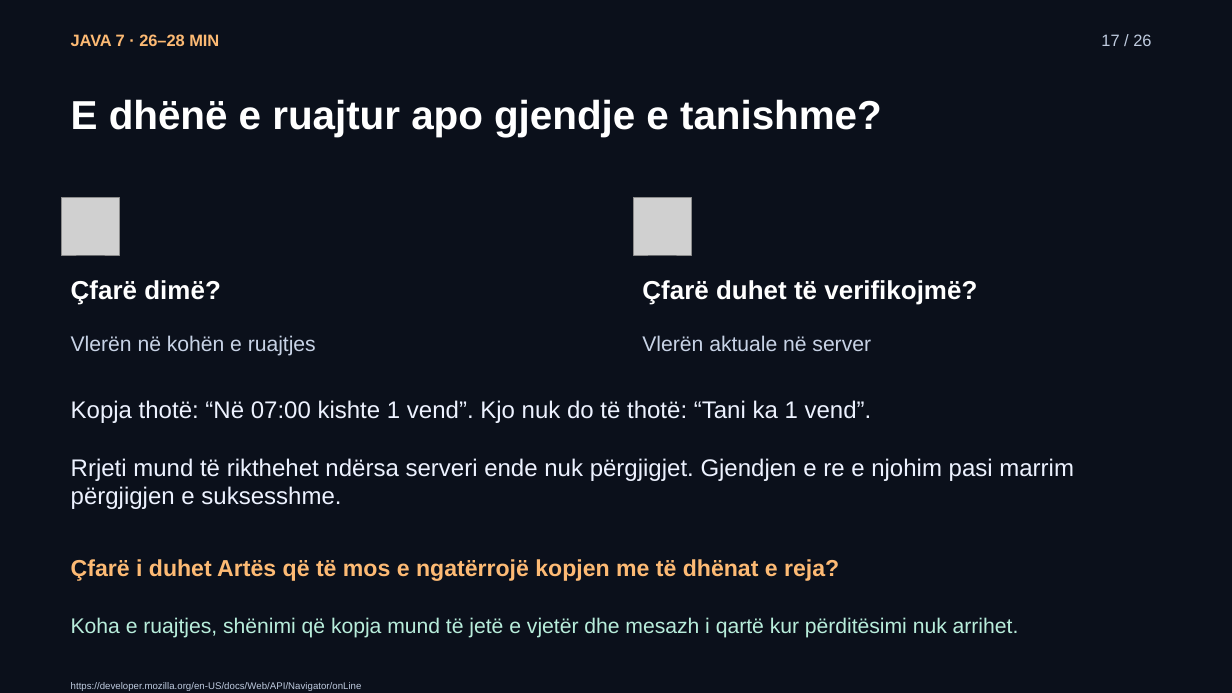
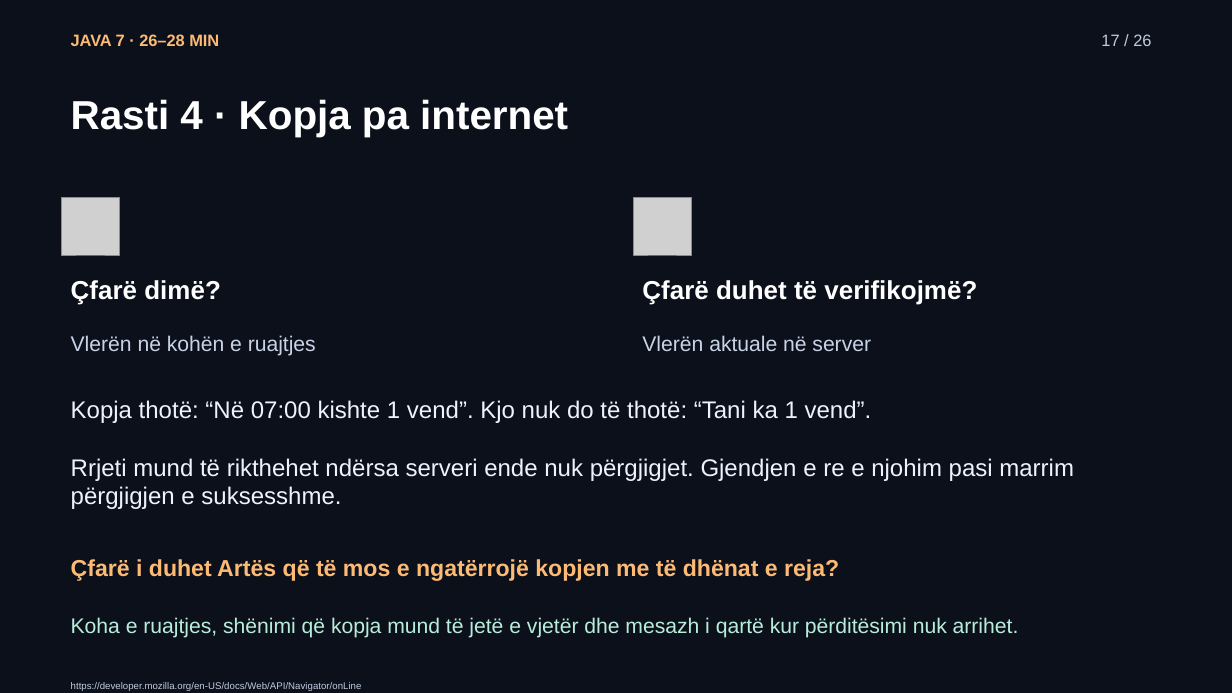
Before and after one commit to arbenl/arbenl.github.io, a slide deck: slide 17 of lendet/2026-2027/mobile/lectures/ligjerata-07-kontrolli-mvp-rideshare-2026.pptx. Drawn at 1232x693 pixels with LibreOffice and Linux fonts; fonts in the diff are those of the drawing; grey boxes stand for pictures. Boxes give left, top, right and bottom in pixels: in the first picture for what was removed or moved away, otherwise in the second. Text is boxed around its words. In the diff, an @@ line names an element or a change of style, - is before the commit and + after.

```diff
--- a/lendet/2026-2027/mobile/lectures/ligjerata-07-kontrolli-mvp-rideshare-2026.pptx
+++ b/lendet/2026-2027/mobile/lectures/ligjerata-07-kontrolli-mvp-rideshare-2026.pptx
@@ text at (x1=71, y1=99, x2=568, y2=137): text changed @@
-E dhënë e ruajtur apo gjendje e tanishme?
+Rasti 4 · Kopja pa internet
```
Also in this commit, not shown: 18 other slides changed, 1 slide added, 1 slide removed, 12 other files.
